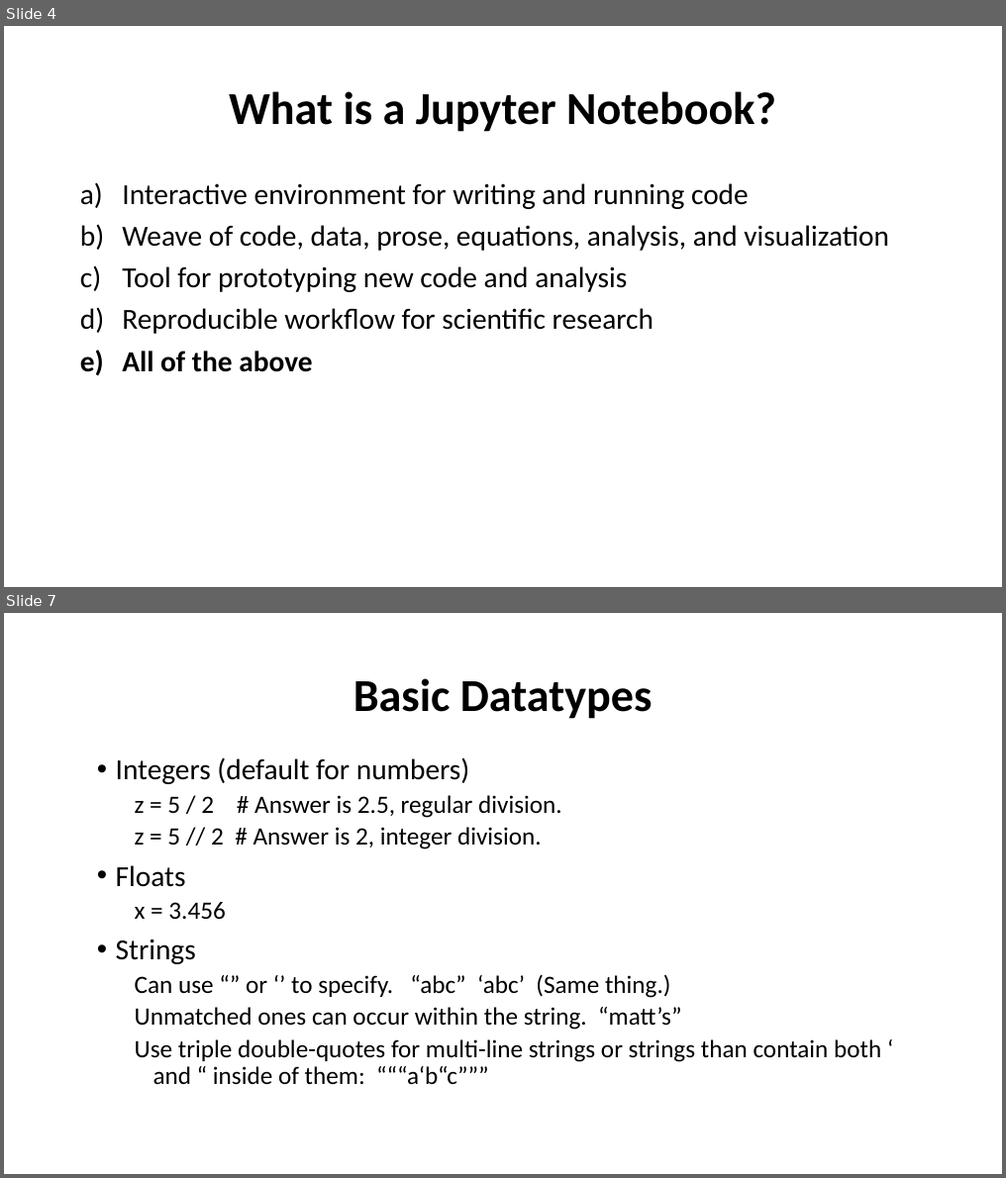
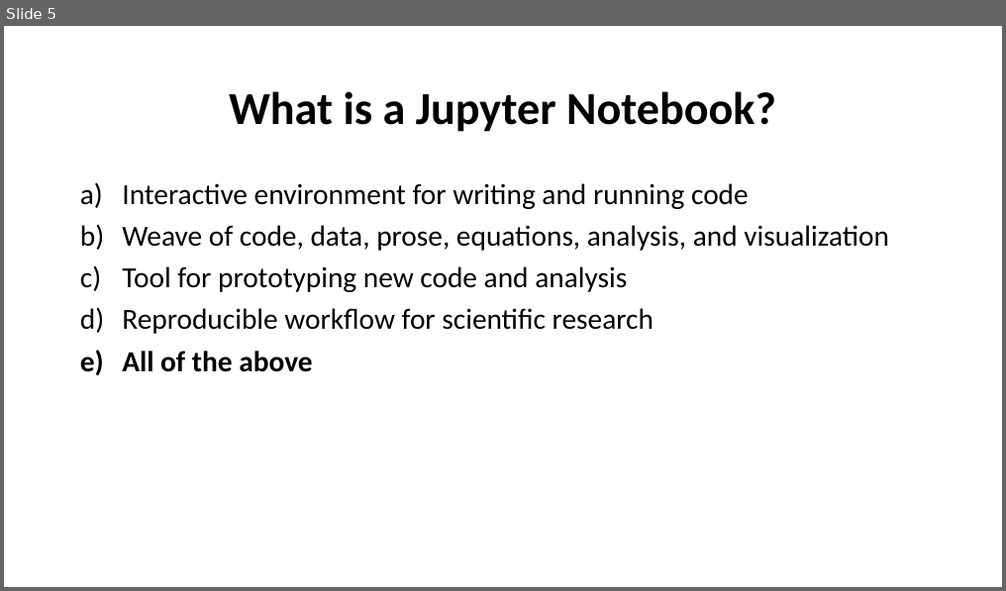
Before and after one commit to rohit-mehra/python_intro, a slide deck: Python.pptx. Shown one above the other, each under a label of ours: slides 4 and 7 before the commit, slide 5 after it; the slides between them are not shown. The pictures are 1006x1178 and 1006x591 pixels, drawn with LibreOffice and Linux fonts; fonts in the diff are those of the drawing. Boxes give left, top, right and bottom in pixels: in the first picture for what was removed or moved away, otherwise in the second. Text is boxed around its words. In the diff, an @@ line names an element or a change of style, - is before the commit and + after.

```diff
--- a/Python.pptx
+++ b/Python.pptx
@@ slide 7 removed at (4, 613, 1002, 1174), background #FFFFFF @@
@@ title removed at (353, 678, 652, 719) @@
-Basic Datatypes
@@ text removed at (116, 758, 881, 1085) @@
-• Integers (default for numbers)
-  z = 5 / 2 # Answer is 2.5, regular division.
-  z = 5 // 2 # Answer is 2, integer division.
-• Floats
-  x = 3.456
-• Strings
-  Can use “” or ‘’ to specify. “abc” ‘abc’ (Same thing.)
-  Unmatched ones can occur within the string. “matt’s”
-  Use triple double-quotes for multi-line strings or strings than contain both ‘ and “ inside of them: “““a‘b“c”””
@@ what was slide 4 is now slide 5 @@
```
Also in this commit, not shown: 4 slides changed, 1 slide added, 4 other slides removed, 10 other files.
